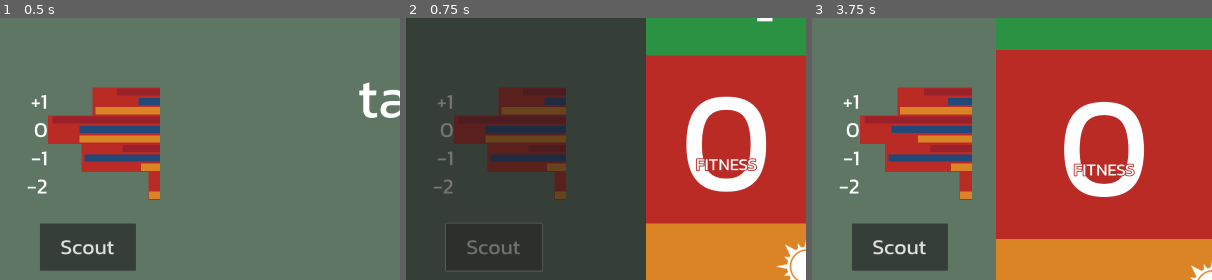
Above: before the commit, frames 1-3 (left to right).
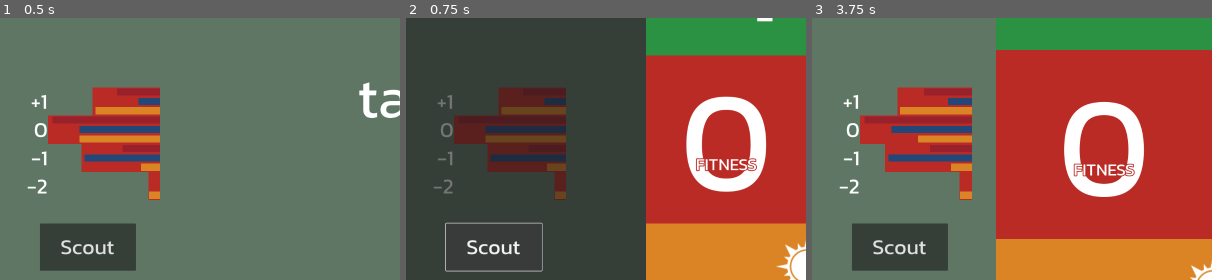
Above: after the commit, the same moments.

Repository: silverhammermba/er-challenge
Game: Godot game, scene res://game.tscn
Two runs of this game, one before a commit and one after it. Both use one fixed random seed, a clock stepped at 60 frames per second and the inputs below.
Inputs (mouse positions are % of the whole screen's width and height, from its top left):
- Up to frame 1 (0.5 s): no input
- Up to frame 2 (0.75 s): click "Scout" at 0.5 s
- Up to frame 3 (3.75 s): click (50, 50) at 1.25 s; click (50, 50) at 2 s; click (97, 4) at 2.75 s; click "Discard" at 3.5 s
The pictures show only the part of the screen within x 0-50%, y 35-85%; the shares and areas given below are measured in that part.

Frame 1 is identical in both runs. In frame 2, 0.8% of the frame differs, in the area x 9-35%, y 77-97%; in frame 3, nothing differs.

Commit message:
allow multiple scouts

Diff:
--- a/game.gd
+++ b/game.gd
@@ -15,6 +15,7 @@
 
 var deck: Array[Data.Card] = []
 var current_card: Data.Card = null
+var scout_index: int = -1
 const save_version := 0
 const save_path := "user://savegame.save"
 const version_save_key := "version"
@@ -63,7 +64,11 @@
 
 func scout(active: bool) -> void:
 	if active:
-		scout_card.update(deck[-1])
+		if -scout_index <= deck.size():
+			scout_card.update(deck[scout_index])
+			scout_index -= 1
+	else:
+		scout_index = -1
 	scout_overlay.visible = active
 
 func update_dist() -> void:
--- a/game.tscn
+++ b/game.tscn
@@ -219,17 +219,6 @@
 icon = ExtResource("3_fc0e3")
 expand_icon = true
 
-[node name="Scout" type="Button" parent="."]
-layout_mode = 1
-anchors_preset = -1
-anchor_left = 0.05
-anchor_top = 0.74
-anchor_right = 0.17
-anchor_bottom = 0.83
-grow_vertical = 0
-theme_override_font_sizes/font_size = 60
-text = "Scout"
-
 [node name="Discard" type="Button" parent="."]
 layout_mode = 1
 anchors_preset = -1
@@ -257,8 +246,20 @@
 anchor_right = 0.7
 anchor_bottom = 0.9
 
+[node name="Scout" type="Button" parent="."]
+layout_mode = 1
+anchors_preset = -1
+anchor_left = 0.05
+anchor_top = 0.74
+anchor_right = 0.17
+anchor_bottom = 0.83
+offset_right = -3.05176e-05
+grow_vertical = 0
+theme_override_font_sizes/font_size = 60
+text = "Scout"
+
 [connection signal="pressed" from="CardArea/CardContainer/Draw" to="." method="_on_draw_pressed"]
 [connection signal="pressed" from="Reshuffle" to="." method="_on_reshuffle_pressed"]
-[connection signal="pressed" from="Scout" to="." method="_on_scout_pressed"]
 [connection signal="pressed" from="Discard" to="." method="_on_discard_pressed"]
 [connection signal="pressed" from="ScoutOverlay" to="." method="_on_scout_overlay_pressed"]
+[connection signal="pressed" from="Scout" to="." method="_on_scout_pressed"]
